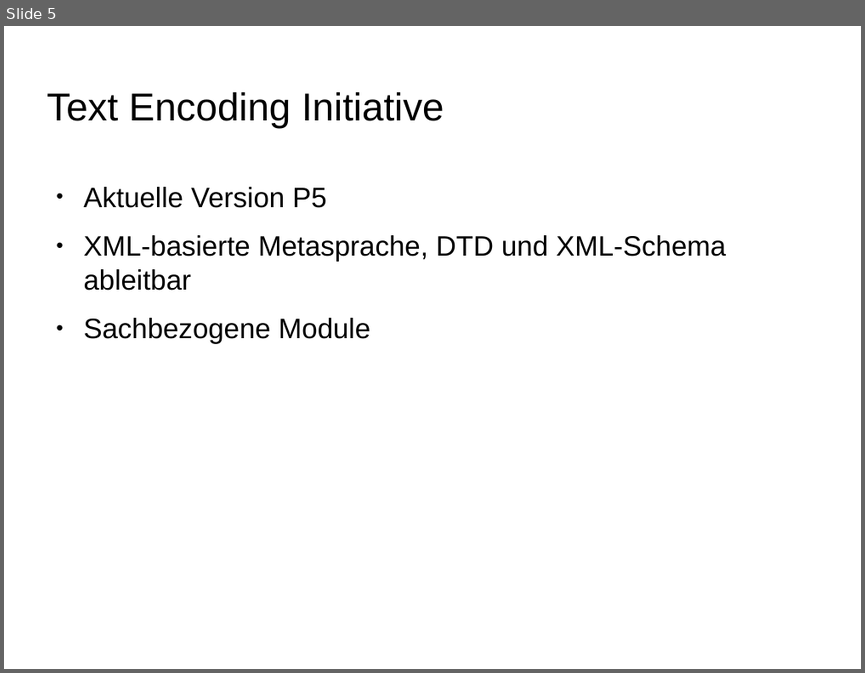
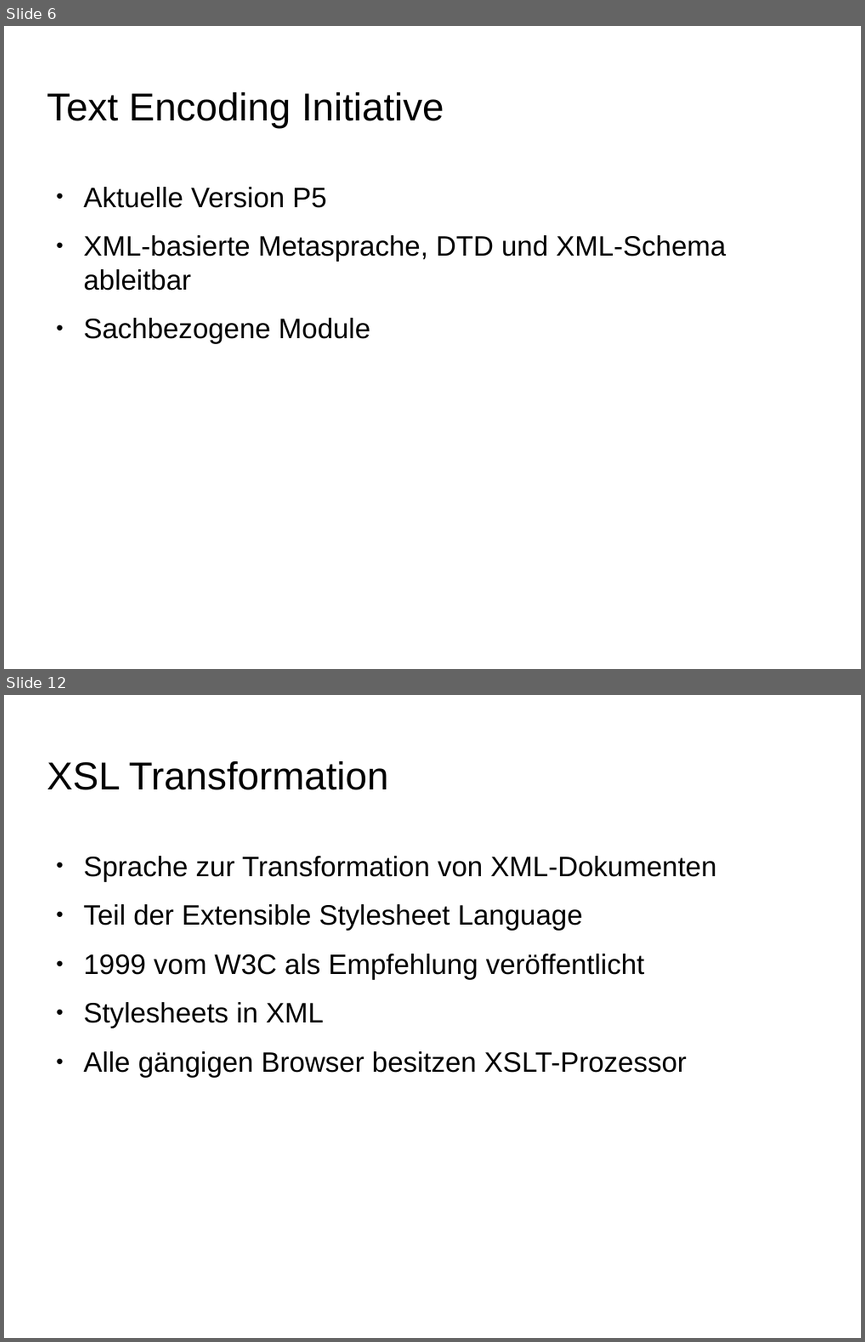
Before and after one commit to alkern/TeiRD, a slide deck: doc/präsentation.odp. Shown one above the other, each under a label of ours: slide 5 before the commit, slides 6 and 12 after it; the slides between them are not shown. The pictures are 865x673 and 865x1342 pixels, drawn with LibreOffice and Linux fonts; fonts in the diff are those of the drawing; background and template pictures are left out. Boxes give left, top, right and bottom in pixels: in the first picture for what was removed or moved away, otherwise in the second. Text is boxed around its words. In the diff, an @@ line names an element or a change of style, - is before the commit and + after.

```diff
--- a/doc/präsentation.odp
+++ b/doc/präsentation.odp
@@ slide 12 added at bbox=[4, 695, 861, 1338], background picture (left out) @@
@@ title added at bbox=[46, 761, 389, 790], 36 pt, text #000000 @@
+XSL Transformation
@@ text added at bbox=[84, 856, 716, 1077], 26 pt, text #000000 @@
+● Sprache zur Transformation von XML-Dokumenten
+● Teil der Extensible Stylesheet Language
+● 1999 vom W3C als Empfehlung veröffentlicht
+● Stylesheets in XML
+● Alle gängigen Browser besitzen XSLT-Prozessor
@@ what was slide 5 is now slide 6 @@
```
Also in this commit, not shown: 7 slides changed, 13 other slides added, 5 other files.
